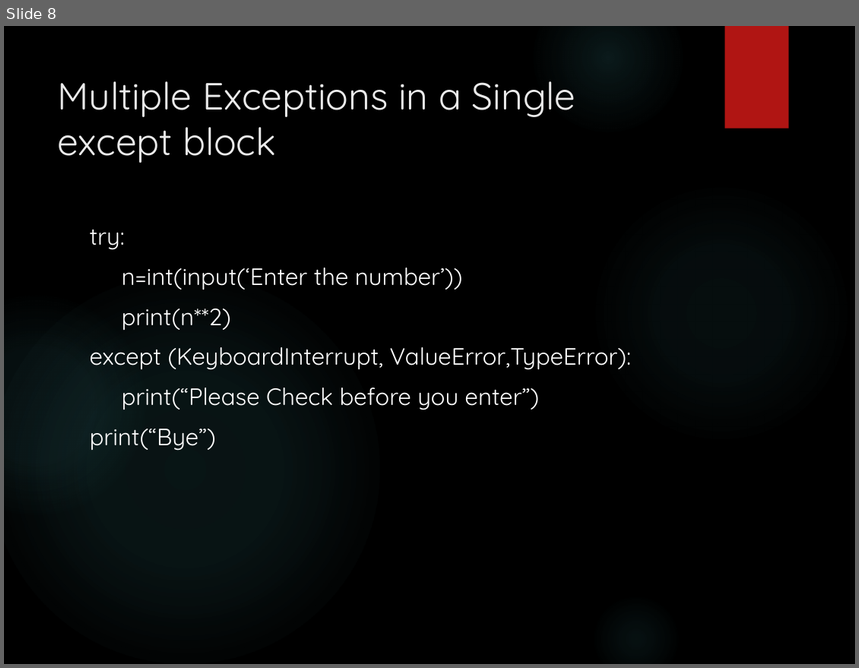
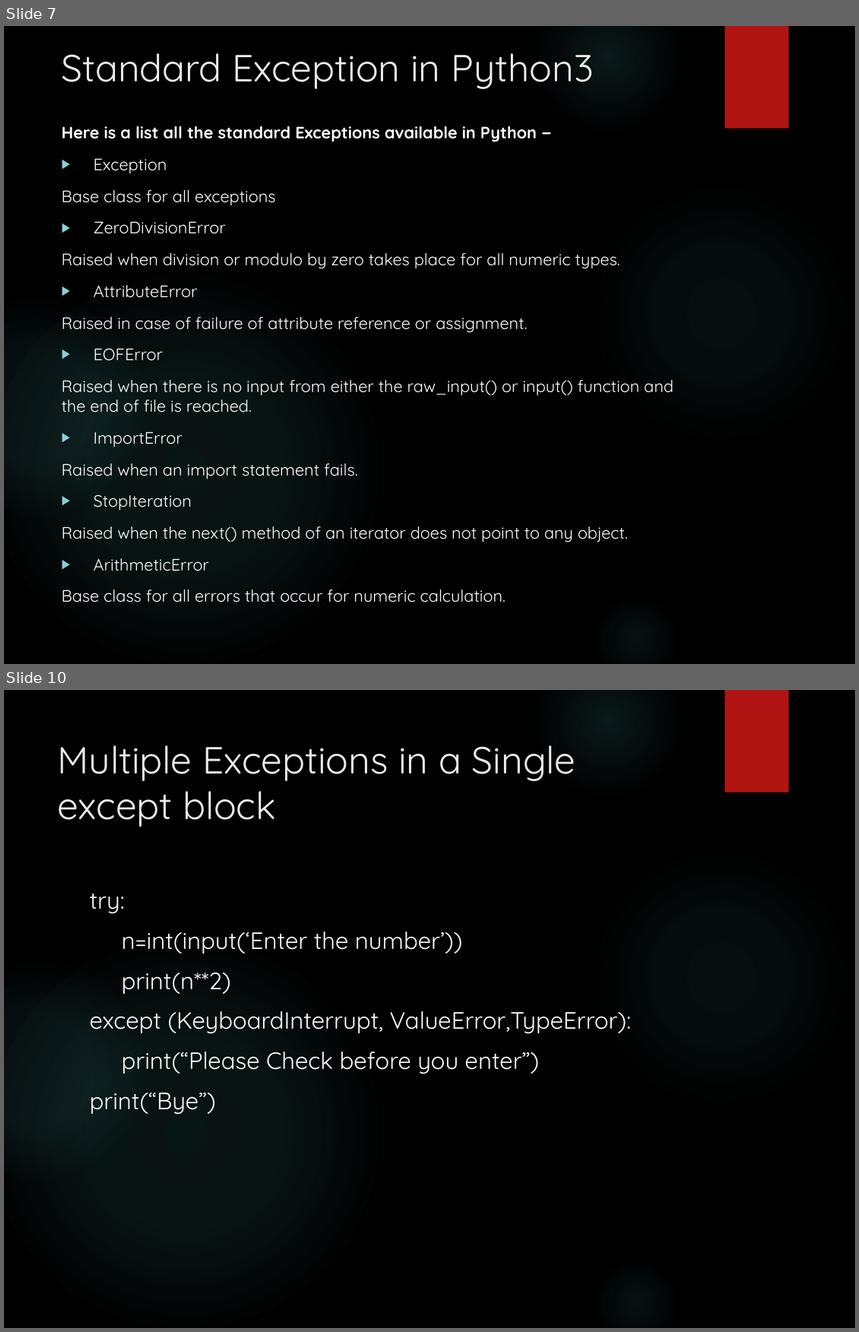
Before and after one commit to GLA-Python/python3.10.0, a slide deck: Topicwise PDF/Exception Handling.pptx. Shown one above the other, each under a label of ours: slide 8 before the commit, slides 7 and 10 after it; the slides between them are not shown. The pictures are 859x668 and 859x1332 pixels, drawn with LibreOffice and Linux fonts; fonts in the diff are those of the drawing; background and template pictures are left out. Boxes give left, top, right and bottom in pixels: in the first picture for what was removed or moved away, otherwise in the second. Text is boxed around its words. In the diff, an @@ line names an element or a change of style, - is before the commit and + after.

```diff
--- a/Topicwise PDF/Exception Handling.pptx
+++ b/Topicwise PDF/Exception Handling.pptx
@@ slide 7 added at [4, 26, 855, 664], background picture (left out); not listed: 6 template elements that a slide beside it also shows @@
@@ text added at [61, 53, 594, 89], 32 pt, text #EBEBEB @@
+Standard Exception in Python3
@@ text added at [62, 126, 674, 603], 14 pt, text #FFFFFF @@
+Here is a list all the standard Exceptions available in Python −
+▶ Exception
+Base class for all exceptions
+▶ ZeroDivisionError
+Raised when division or modulo by zero takes place for all numeric types.
+▶ AttributeError
+Raised in case of failure of attribute reference or assignment.
+▶ EOFError
+Raised when there is no input from either the raw_input() or input() function and the end of file is reached.
+▶ ImportError
+Raised when an import statement fails.
+▶ StopIteration
+Raised when the next() method of an iterator does not point to any object.
+▶ ArithmeticError
+Base class for all errors that occur for numeric calculation.
@@ what was slide 8 is now slide 10 @@
```
Also in this commit, not shown: 10 slides changed, 7 other slides added, 8 slides removed.
